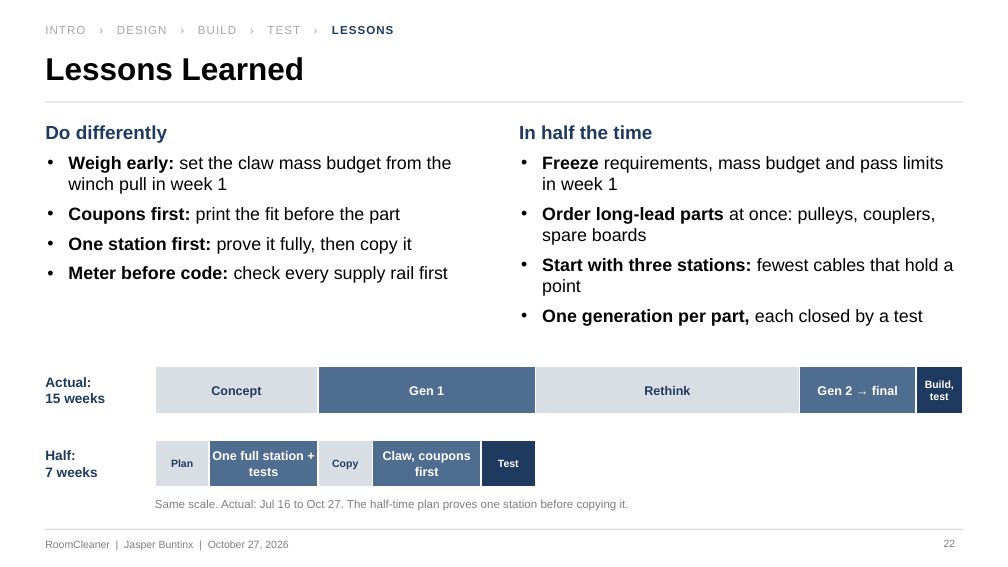
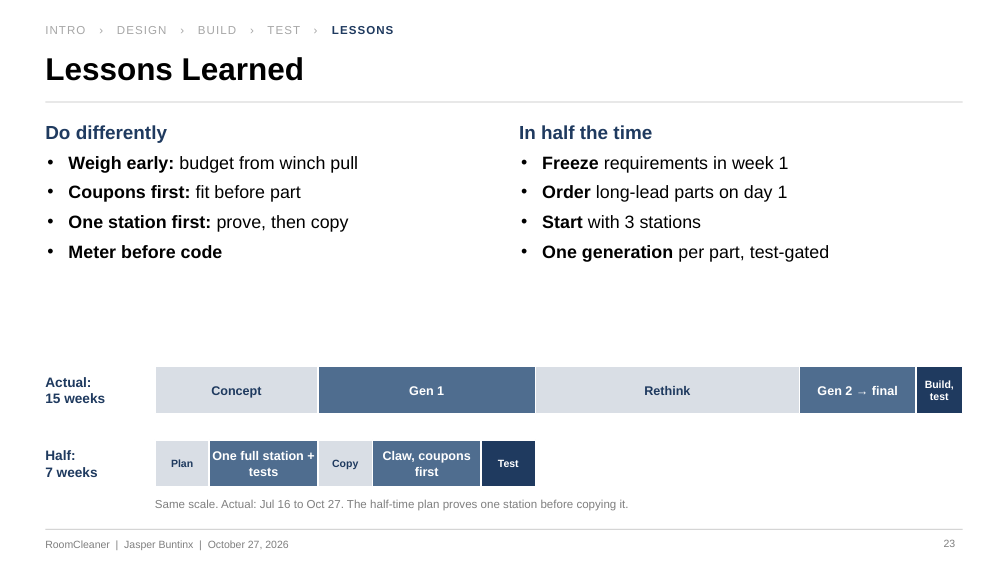
Before and after one commit to Jaspario1199/RoomCleaner, a slide deck: slide 23 of docs/presentation/deck_v5/RoomCleaner_Buntinx_Oct27_v5.pptx (slide 22 before the commit). Drawn at 1008x567 pixels with LibreOffice and Linux fonts; fonts in the diff are those of the drawing. Boxes give left, top, right and bottom in pixels: in the first picture for what was removed or moved away, otherwise in the second. Text is boxed around its words. In the diff, an @@ line names an element or a change of style, - is before the commit and + after.

```diff
--- a/docs/presentation/deck_v5/RoomCleaner_Buntinx_Oct27_v5.pptx
+++ b/docs/presentation/deck_v5/RoomCleaner_Buntinx_Oct27_v5.pptx
@@ text at <box>68,156,358,258</box>: text changed; bold on @@
-• Weigh early: set the claw mass budget from the winch pull in week 1
-• Coupons first: print the fit before the part
-• One station first: prove it fully, then copy it
-• Meter before code: check every supply rail first
+• Weigh early: budget from winch pull
+• Coupons first: fit before part
+• One station first: prove, then copy
+• Meter before code
@@ text at <box>542,156,829,262</box>: text changed @@
-• Freeze requirements, mass budget and pass limits in week 1
-• Order long-lead parts at once: pulleys, couplers, spare boards
-• Start with three stations: fewest cables that hold a point
-• One generation per part, each closed by a test
+• Freeze requirements in week 1
+• Order long-lead parts on day 1
+• Start with 3 stations
+• One generation per part, test-gated
```
Also in this commit, not shown: 26 other slides changed, 4 other files.
